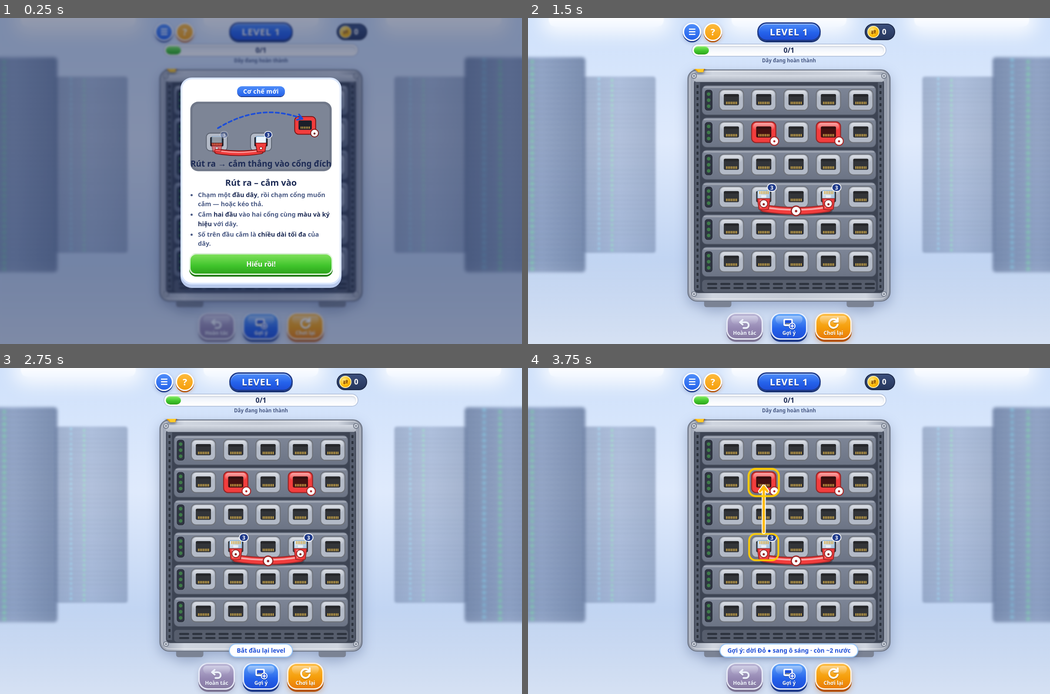
Above: before the commit, frames 1-4 (two rows, left to right).
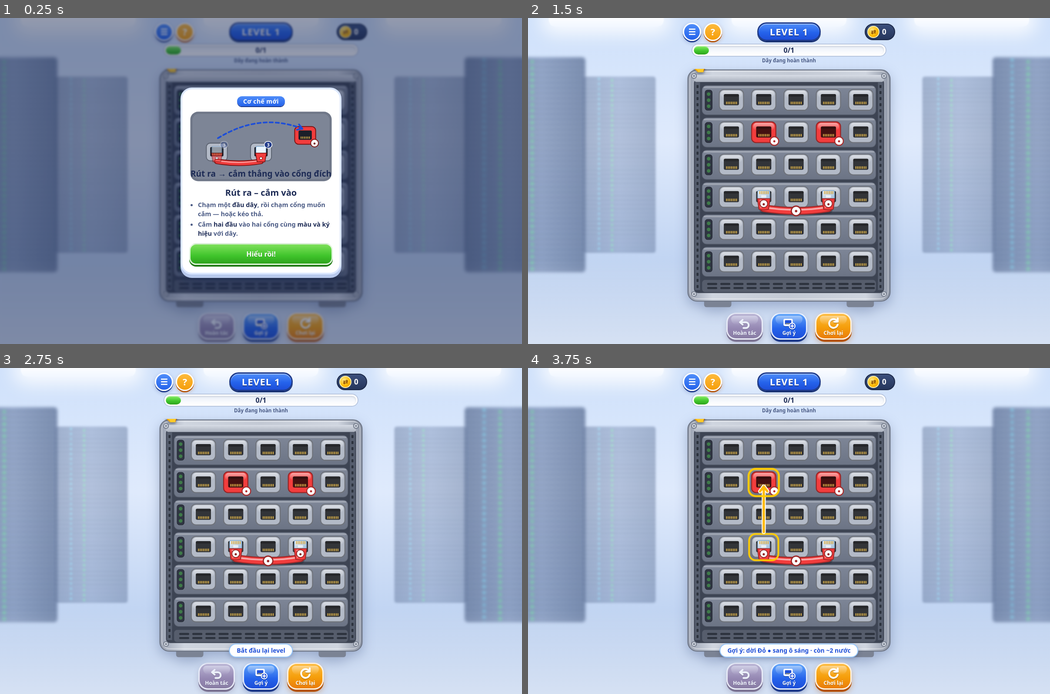
Above: after the commit, the same moments.

Repository: LongNoobb/PROTOTYPE_GAME_HTML5
Game: browser game, page games/Cable_Grid_Sort/index.html
The game is run twice, just before and just after one commit, with the same random seed, the same clock (stepped at 60 frames per second) and the same inputs.
Inputs (mouse positions are in pixels of both pictures, inside the frame that each line leads up to):
- Up to frame 1 (0.25 s): no input
- Up to frame 2 (1.5 s): move the mouse to (789, 213) at 1.07 s; tap Ctrl at 1.1 s; click "Hiểu rồi!" at 1.27 s
- Up to frame 3 (2.75 s): tap Ctrl at 1.6, 2.1, 2.6 s; move the mouse to (219, 514) at 1.67 s; click "Chơi lại" at 1.77 s; click (354, 625) at 1.87 s; click (354, 537) at 2.02 s; press the mouse at (302, 501) at 2.27 s; release the mouse at (261, 491) at 2.4 s; click (167, 576) at 2.47 s; tap R at 2.52 s
- Up to frame 4 (3.75 s): move the mouse to (820, 586) at 2.87 s; click (882, 583) at 3.07 s; tap Ctrl at 3.1, 3.6 s; move the mouse to (736, 599) at 3.47 s; tap H at 3.52 s; click (695, 537) at 3.67 s

The runs differ from the first frame. In frame 1, 9.8% of the frame differs, in the area x 34-66%, y 18-83%; in frame 2, less than 0.1%; in frame 3, less than 0.1%; in frame 4, less than 0.1%.

Commit message:
Cable Grid Sort: remove cable length limit
Plugs can go to any free port; length tags, reach circle and tension
warning hidden; length tutorials dropped; solutions re-verified.

Co-Authored-By: Claude Opus 5.5 <noreply@anthropic.com>

Diff:
--- a/games/Cable_Grid_Sort/js/engine.js
+++ b/games/Cable_Grid_Sort/js/engine.js
@@ -10,6 +10,8 @@
   else root.CableEngine = factory();
 })(typeof self !== 'undefined' ? self : this, function () {
   'use strict';
+  // Cable length no longer restricts moves: a plug may go to any free port.
+  const UNLIMITED = true;
 
   const COLS = 5, ROWS = 6, CELLS = COLS * ROWS;
   const col = i => i % COLS;
@@ -81,7 +83,7 @@
   function compile(def) {
     const P = ([c, r]) => cell(c, r);
     const cables = def.cables.map((c, i) => ({
-      i, id: c.id, color: c.color, sym: c.sym, len: c.len, len2: c.len * c.len,
+      i, id: c.id, color: c.color, sym: c.sym, len: c.len, len2: UNLIMITED ? Infinity : c.len * c.len,
       start: [P(c.ends[0]), P(c.ends[1])],
       targets: [P(c.targets[0]), P(c.targets[1])],
       hidden: !!c.hidden,              // body under a translucent cover until recorded
@@ -323,7 +325,7 @@
   }
 
   return {
-    COLS, ROWS, CELLS, COLORS, NEIGHBORS, col, row, cell, dist2, manh,
+    UNLIMITED, COLS, ROWS, CELLS, COLORS, NEIGHBORS, col, row, cell, dist2, manh,
     compile, analyze, settle, legalMoves, applyMove, moveError, lockedCellSet,
     condMet, condProgress, condText, activeMask, openRegions, stateKey, solve, heuristic, occupant,
   };
--- a/games/Cable_Grid_Sort/js/game.js
+++ b/games/Cable_Grid_Sort/js/game.js
@@ -324,7 +324,7 @@
       let g = '';
       if (crossing) g += `<path d="${path}" fill="none" stroke="#ff9a1f" stroke-width="20" stroke-linecap="round" opacity=".5" filter="url(#glow)"/>`;
       if (sel) g += `<path d="${path}" fill="none" stroke="#7dd3fc" stroke-width="20" stroke-linecap="round" opacity=".55" filter="url(#glow)"/>`;
-      g += cableStrokes(path, col, sel, act, d > c.len + 1e-6);
+      g += cableStrokes(path, col, sel, act, !E.UNLIMITED && d > c.len + 1e-6);
       if (c.hidden && !(G.st.rec & (1 << i))) {
         // translucent sleeve hides the middle of the body
         g += `<path d="${path}" pathLength="100" fill="none" stroke="#8b93a3" stroke-opacity=".94" stroke-width="18" stroke-dasharray="0 17 66 17" stroke-linecap="round"/>`;
@@ -358,7 +358,7 @@
     const sel = G.sel === k, partner = G.sel >= 0 && (G.sel ^ 1) === k;
     const other = G.st.pos[k ^ 1];
     const ratio = Math.hypot(x - cxOf(other), y - cyOf(other)) / CELL / c.len;
-    const taut = act && ratio > 0.92;
+    const taut = !E.UNLIMITED && act && ratio > 0.92;
     const shake = G.fx.find(f => f.type === 'shake' && f.k === k);
     let dx = 0; if (shake) { const t = (now - shake.t0) / shake.dur; dx = Math.sin(t * Math.PI * 6) * 3 * (1 - t); }
     let s = '';
@@ -384,8 +384,8 @@
     // status badge: ✓ = complete, ! = right pair but still crossing
     if (act && G.a.complete[i]) s += `<g transform="translate(-16,-19)"><circle r="8" fill="#22b14c" stroke="#fff" stroke-width="1.8"/><text y="3.8" font-size="10.5" text-anchor="middle" fill="#fff" font-weight="900">✓</text></g>`;
     else if (act && G.a.correct[i]) s += `<g transform="translate(-16,-19)"><circle r="8" fill="#f97316" stroke="#fff" stroke-width="1.8"/><text y="4" font-size="11" text-anchor="middle" fill="#fff" font-weight="900">!</text></g>`;
-    // length tag — always visible
-    s += `<g transform="translate(16,-19)"><rect x="-9" y="-7.5" width="18" height="15" rx="7.5" fill="${taut ? '#ff8a00' : '#1f3a8a'}" stroke="#fff" stroke-width="1.6"/>
+    // length tag (hidden when length is unlimited)
+    if (!E.UNLIMITED) s += `<g transform="translate(16,-19)"><rect x="-9" y="-7.5" width="18" height="15" rx="7.5" fill="${taut ? '#ff8a00' : '#1f3a8a'}" stroke="#fff" stroke-width="1.6"/>
       <text y="4" font-size="10.5" text-anchor="middle" fill="#fff" font-weight="900">${c.len}</text></g>`;
     const pr = !act && c.lock ? E.condProgress(G.lv, c.lock, G.st.rec) : [];
     if (pr.length === 1) s += `<g transform="translate(-14,-19)"><rect x="-14" y="-7.5" width="28" height="15" rx="7.5" fill="#fff" stroke="#f5b400" stroke-width="1.6"/><text y="4" font-size="9.5" text-anchor="middle" fill="#6b4a00" font-weight="900">${pr[0].v}/${pr[0].n}</text></g>`;
@@ -404,7 +404,7 @@
     const k = G.sel, c = cableOf(k), other = G.st.pos[k ^ 1], from = G.st.pos[k];
     const col = colorHex(c);
     const ox = cxOf(other), oy = cyOf(other), R = c.len * CELL;
-    let s = `<g clip-path="url(#gridclip)" pointer-events="none">
+    let s = E.UNLIMITED ? '' : `<g clip-path="url(#gridclip)" pointer-events="none">
       <circle cx="${ox}" cy="${oy}" r="${R}" fill="${col}" fill-opacity=".07"/>
       <circle cx="${ox}" cy="${oy}" r="${R}" fill="none" stroke="${shade(col, -0.25)}" stroke-width="4" stroke-opacity=".9"/>
       <circle cx="${ox}" cy="${oy}" r="${R}" fill="none" stroke="#fff" stroke-width="2" stroke-dasharray="8 7" class="spin-dash"/></g>`;
@@ -413,7 +413,7 @@
       const lx = ox + Math.cos(a) * R, ly = oy + Math.sin(a) * R;
       return lx > OX + 30 && lx < OX + CELL * 5 - 30 && ly > OY + 12 && ly < OY + CELL * 6 - 12;
     });
-    if (ang != null) {
+    if (ang != null && !E.UNLIMITED) {
       const lx = ox + Math.cos(ang) * R, ly = oy + Math.sin(ang) * R;
       s += `<g pointer-events="none"><rect x="${lx - 38}" y="${ly - 11}" width="76" height="22" rx="11" fill="${shade(col, -0.25)}" stroke="#fff" stroke-width="2"/>
         <text x="${lx}" y="${ly + 4.5}" font-size="11.5" text-anchor="middle" fill="#fff" font-weight="900">Tầm với ${c.len}</text></g>`;
@@ -450,8 +450,9 @@
     } else {
       dist = Math.hypot(G.drag.x - cxOf(other), G.drag.y - cyOf(other)) / CELL;
     }
-    const over = dist > c.len + 1e-9;
-    const txt = `${dist.toFixed(1)} / ${c.len}` + (ok === false && why && !over ? ` · ${why}` : '');
+    const over = !E.UNLIMITED && dist > c.len + 1e-9;
+    const txt = E.UNLIMITED ? (ok === false && why ? why : '') : `${dist.toFixed(1)} / ${c.len}` + (ok === false && why && !over ? ` · ${why}` : '');
+    if (!txt) return s;
     const w = Math.max(70, txt.length * 6.4 + 18);
     const lx = Math.min(OX + CELL * 5 - w / 2, Math.max(OX + w / 2, G.drag.x)), ly = Math.max(OY + 6, G.drag.y - 46);
     s += `<g pointer-events="none"><rect x="${lx - w / 2}" y="${ly - 12}" width="${w}" height="24" rx="12" fill="${over ? '#ef4444' : '#1f3a8a'}" stroke="#fff" stroke-width="2"/>
@@ -589,7 +590,7 @@
     AU.place();
     // tension warning
     const c = cableOf(k), d2 = E.dist2(G.st.pos[k], G.st.pos[k ^ 1]);
-    if (d2 > (c.len * 0.92) ** 2 * 0.999 && d2 <= c.len2) { setTimeout(() => AU.tense(), 90); toast('Dây đang căng', 'info'); }
+    if (!E.UNLIMITED && d2 > (c.len * 0.92) ** 2 * 0.999 && d2 <= c.len2) { setTimeout(() => AU.tense(), 90); toast('Dây đang căng', 'info'); }
     G.a = E.analyze(G.lv, G.st);
     presentEvents(out.events);
     G.sel = k; // keep the moved plug selected for chains of steps
--- a/games/Cable_Grid_Sort/js/mechanics.js
+++ b/games/Cable_Grid_Sort/js/mechanics.js
@@ -94,19 +94,11 @@
   const INTROS = {
     1: { id: 'move', title: 'Rút ra – cắm vào', art: 'move', lines: [
       'Chạm một <b>đầu dây</b>, rồi chạm cổng muốn cắm — hoặc kéo thả.',
-      'Cắm <b>hai đầu</b> vào hai cổng cùng <b>màu và ký hiệu</b> với dây.',
-      'Số trên đầu cắm là <b>chiều dài tối đa</b> của dây.'] },
-    2: { id: 'length', title: 'Giới hạn chiều dài', art: 'length', lines: [
-      'Chỉ cắm được vào cổng nằm trong <b>vòng tầm với</b> quanh đầu còn lại.',
-      'Ngoài vòng: <b>“Dây không đủ dài”</b> — nước đi không được tính.',
-      'Muốn đi xa: <b>dời luân phiên</b> hai đầu.'] },
+      'Cắm <b>hai đầu</b> vào hai cổng cùng <b>màu và ký hiệu</b> với dây.',] },
     3: { id: 'transit', title: 'Mỗi cổng một đầu dây', art: 'transit', lines: [
       'Cổng đã có đầu dây thì không cắm thêm được.',
       'Cổng đích bị chiếm? <b>Dời đầu dây kia</b> sang cổng trống trước.',
       'Cổng đích của dây khác vẫn dùng làm chỗ <b>đứng tạm</b> được.'] },
-    4: { id: 'taut', title: 'Dây căng', art: 'length', lines: [
-      'Khi dây gần hết chiều dài, nhãn số chuyển <b style="color:#ea7c0c">màu cam</b>.',
-      'Dây dài hơn cho tầm với rộng hơn — dây ngắn cần nhiều bước hơn.'] },
     5: { id: 'crossing', title: 'Không được giao nhau', art: 'crossing', lines: [
       'Dây chỉ <b>hoàn thành</b> khi đúng cặp cổng <b>và</b> không cắt dây nào.',
       'Dấu <b style="color:#ea580c">✕ cam</b> là chỗ giao. Đi xuyên qua đầu cắm khác cũng tính.',
--- a/games/Cable_Grid_Sort/js/solutions.js
+++ b/games/Cable_Grid_Sort/js/solutions.js
@@ -1,3 +1,3 @@
 /* Generated by tools/verify.js — verified optimal solutions as [plugIndex, toCell] lists. */
-var CABLE_SOLUTIONS = {"1":[[0,6],[1,8]],"2":[[0,22],[1,12],[0,7],[1,9]],"3":[[3,11],[2,16],[3,18],[5,10],[4,6],[5,7],[4,9],[1,11],[0,10],[1,12]],"4":[[4,18],[5,3],[2,11],[3,17],[2,22],[1,26],[3,24],[0,16],[1,6],[0,11]],"5":[[1,5],[3,14],[0,9],[2,10]],"6":[[1,12],[0,0],[4,14],[5,24],[4,28],[5,26],[2,13],[3,4],[2,19]],"7":[[2,3],[3,4],[2,19],[4,17],[5,10],[7,13],[6,23],[7,28],[6,26],[0,21],[1,11],[0,1],[1,0],[0,2]],"8":[[0,17],[1,7],[0,5],[7,25],[3,18],[2,13],[3,3],[4,16],[5,18],[6,27]],"9":[[1,12],[5,19],[4,4],[0,2],[7,16],[1,0],[2,12],[3,10],[6,21],[7,23],[9,15],[8,25],[9,27]],"10":[[7,12],[1,22],[0,20],[1,10],[6,22],[3,19],[2,14],[3,24],[8,6],[5,16],[4,28],[5,26],[9,8]],"11":[[6,0],[7,20],[2,6],[0,17],[1,11],[3,8],[0,12],[9,13],[8,24],[9,14],[4,17],[5,16],[4,18]],"12":[[5,15],[3,3],[7,8],[4,5],[6,18],[0,2],[2,4],[1,0],[8,6],[11,16],[7,14],[9,8],[2,9],[12,25],[6,24],[10,13],[13,22],[14,26],[15,28]]};
+var CABLE_SOLUTIONS = {"1":[[0,6],[1,8]],"2":[[0,9],[1,7]],"3":[[4,9],[2,18],[5,7],[0,12],[1,10],[3,16]],"4":[[0,6],[4,3],[1,11],[2,24],[3,22],[5,18]],"5":[[0,5],[3,10],[1,9],[2,14]],"6":[[4,26],[5,28],[2,4],[1,0],[3,19],[0,12]],"7":[[0,0],[1,2],[4,10],[2,4],[3,19],[6,26],[7,28],[5,17]],"8":[[0,5],[2,3],[1,7],[3,13],[4,18],[5,16],[6,25],[7,27]],"9":[[5,4],[7,23],[1,0],[2,10],[9,27],[8,25],[0,2],[6,21],[3,12],[4,19]],"10":[[1,10],[5,26],[0,20],[2,24],[3,14],[6,12],[7,22],[4,28],[8,6],[9,8]],"11":[[7,0],[6,20],[9,24],[0,11],[2,6],[8,14],[4,16],[3,8],[1,12],[5,18]],"12":[[5,15],[2,3],[1,0],[7,13],[4,5],[6,18],[0,2],[3,4],[8,6],[10,16],[9,8],[3,9],[12,25],[14,26],[7,24],[11,13],[6,14],[13,22],[15,28]]};
 if (typeof module === 'object' && module.exports) module.exports = CABLE_SOLUTIONS;
